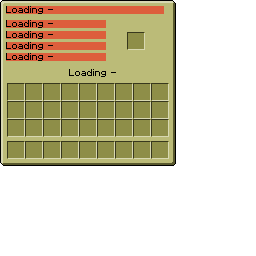
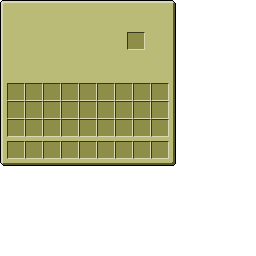
The second w=256, h=256 image is a revision of the first. Changes to its layers:
hid group "Mock" (20 layers) over [6, 6, 164, 77]
